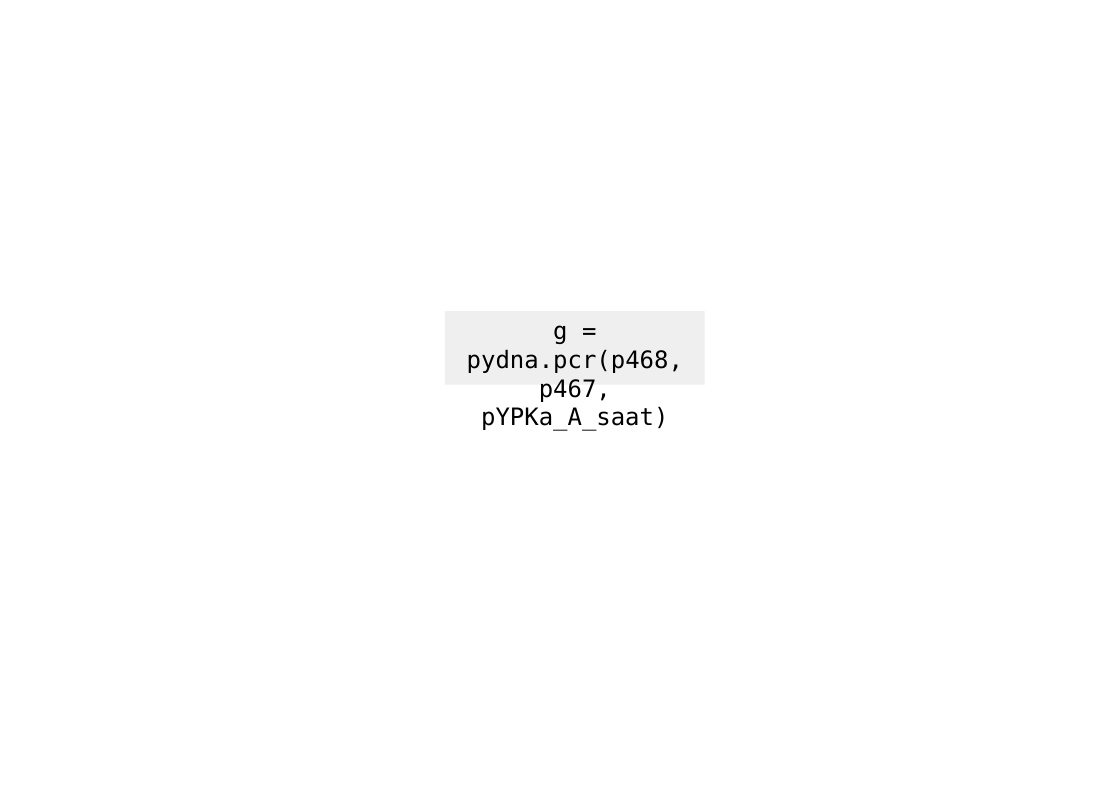
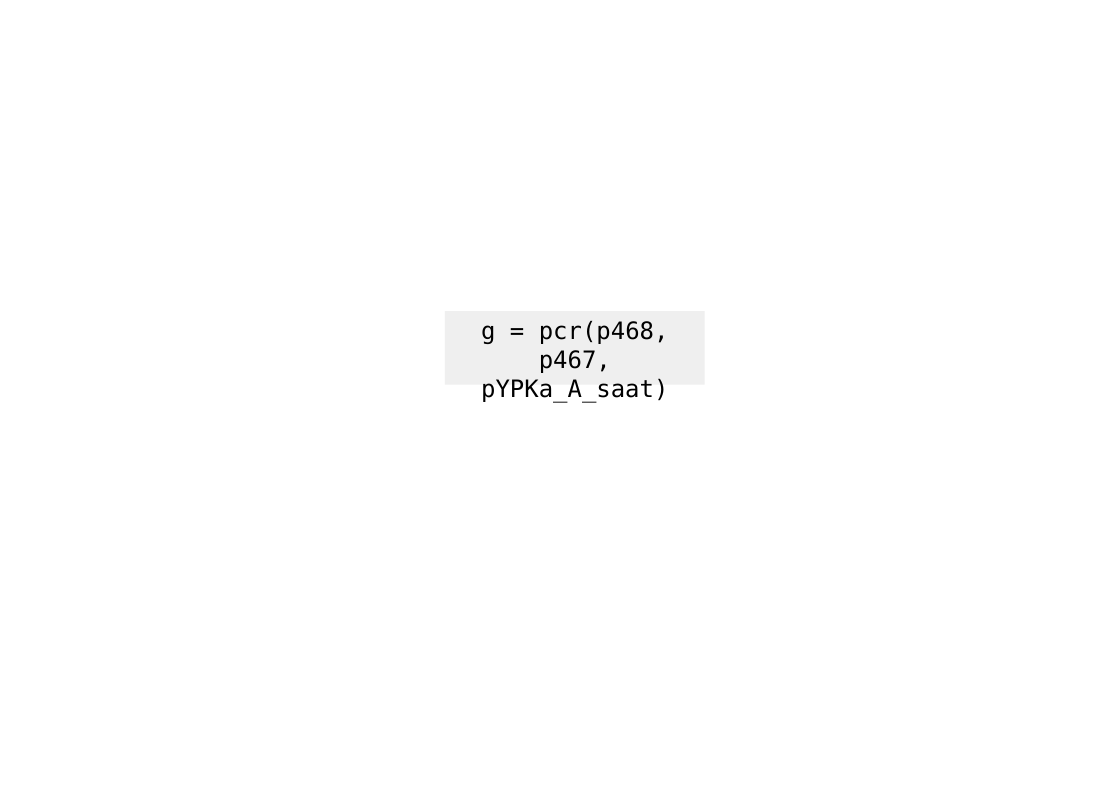
Before and after one commit to BjornFJohansson/pydna-examples, a slide deck: slide 11 of strawberry aat/saat_cloning2.odp (slide 12 before the commit). Drawn at 1120x792 pixels with LibreOffice and Linux fonts; fonts in the diff are those of the drawing; background and template pictures are left out. Boxes give left, top, right and bottom in pixels: in the first picture for what was removed or moved away, otherwise in the second. Text is boxed around its words. In the diff, an @@ line names an element or a change of style, - is before the commit and + after.

```diff
--- a/strawberry aat/saat_cloning2.odp
+++ b/strawberry aat/saat_cloning2.odp
@@ text in rectangle at (x1=481, y1=320, x2=669, y2=403): text changed @@
-g = pydna.pcr(p468, p467, pYPKa_A_saat)
+g = pcr(p468, p467, pYPKa_A_saat)
```
Also in this commit, not shown: 9 other slides changed, 1 slide removed, 5 other files.
